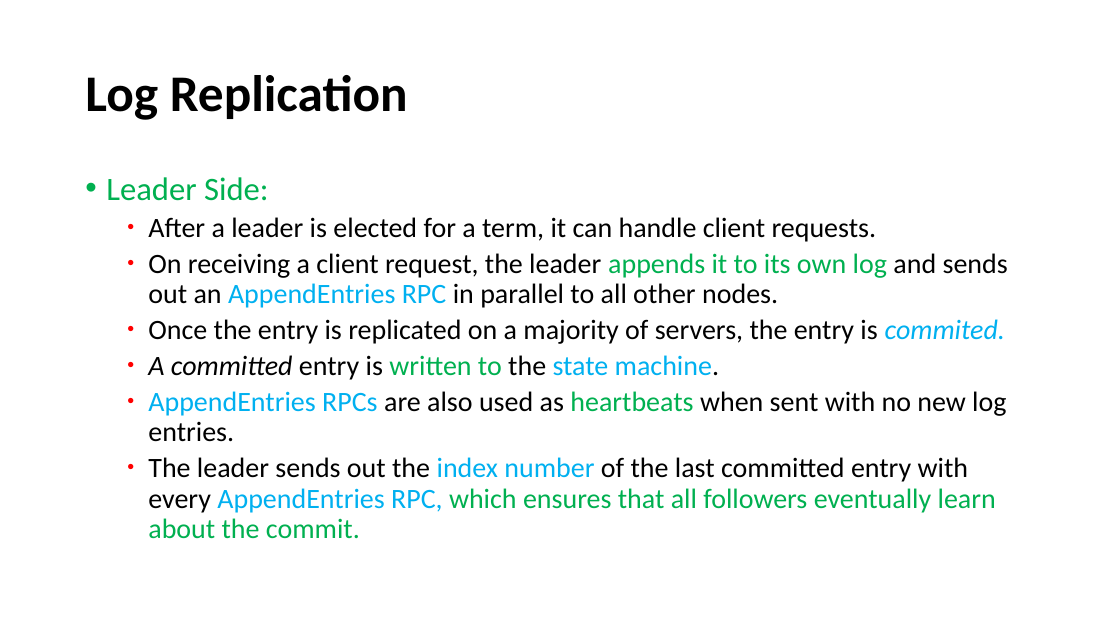
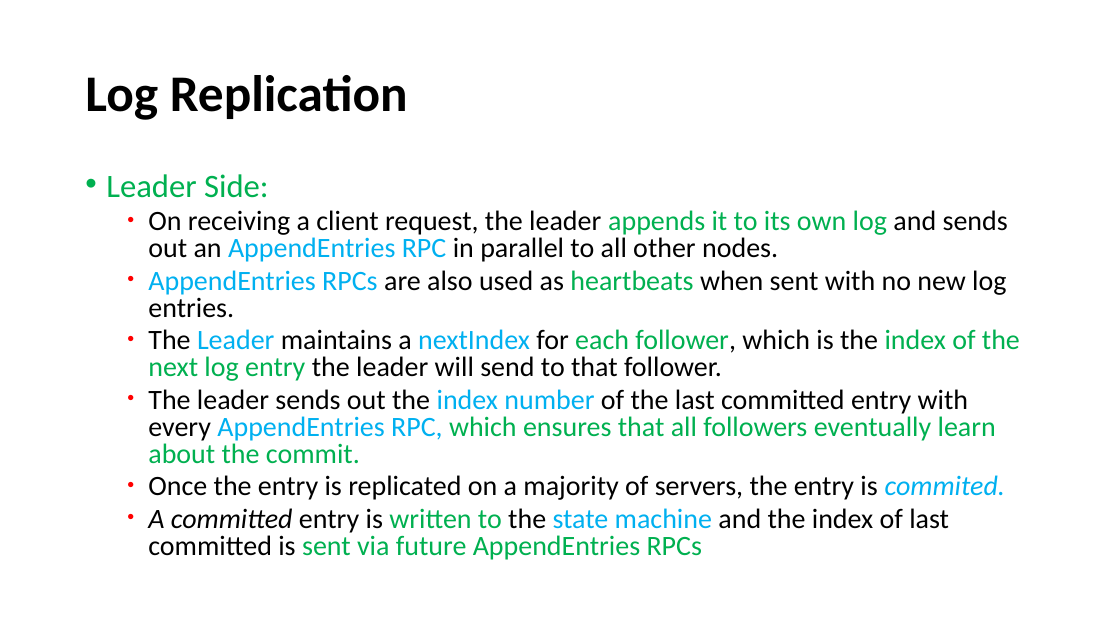
Before and after one commit to paulsaswata/public, a slide deck: slide 11 of The Raft Consensus Algorithm.pptx. Drawn at 1120x630 pixels with LibreOffice and Linux fonts; fonts in the diff are those of the drawing. Boxes give left, top, right and bottom in pixels: in the first picture for what was removed or moved away, otherwise in the second. Text is boxed around its words. In the diff, an @@ line names an element or a change of style, - is before the commit and + after.

```diff
--- a/The Raft Consensus Algorithm.pptx
+++ b/The Raft Consensus Algorithm.pptx
@@ text at (106,174,1008,500): line spacing 0.9 to 0.8 @@
@@ text at (148,217,877,242): paragraph removed @@
-  • After a leader is elected for a term, it can handle client requests.
@@ text at (148,270,1020,464): paragraphs added @@
+  • AppendEntries RPCs are also used as heartbeats when sent with no new log entries.
+  • The Leader maintains a nextIndex for each follower, which is the index of the next log entry the leader will send to that follower.
+  • The leader sends out the index number of the last committed entry with every AppendEntries RPC, which ensures that all followers eventually learn about the commit.
@@ text at (148,508,949,560): text changed @@
-  • A committed entry is written to the state machine.
-  • AppendEntries RPCs are also used as heartbeats when sent with no new log entries.
-  • The leader sends out the index number of the last committed entry with every AppendEntries RPC, which ensures that all followers eventually learn about the commit.
+  • A committed entry is written to the state machine and the index of last committed is sent via future AppendEntries RPCs
```
Also in this commit, not shown: 9 other slides changed.
